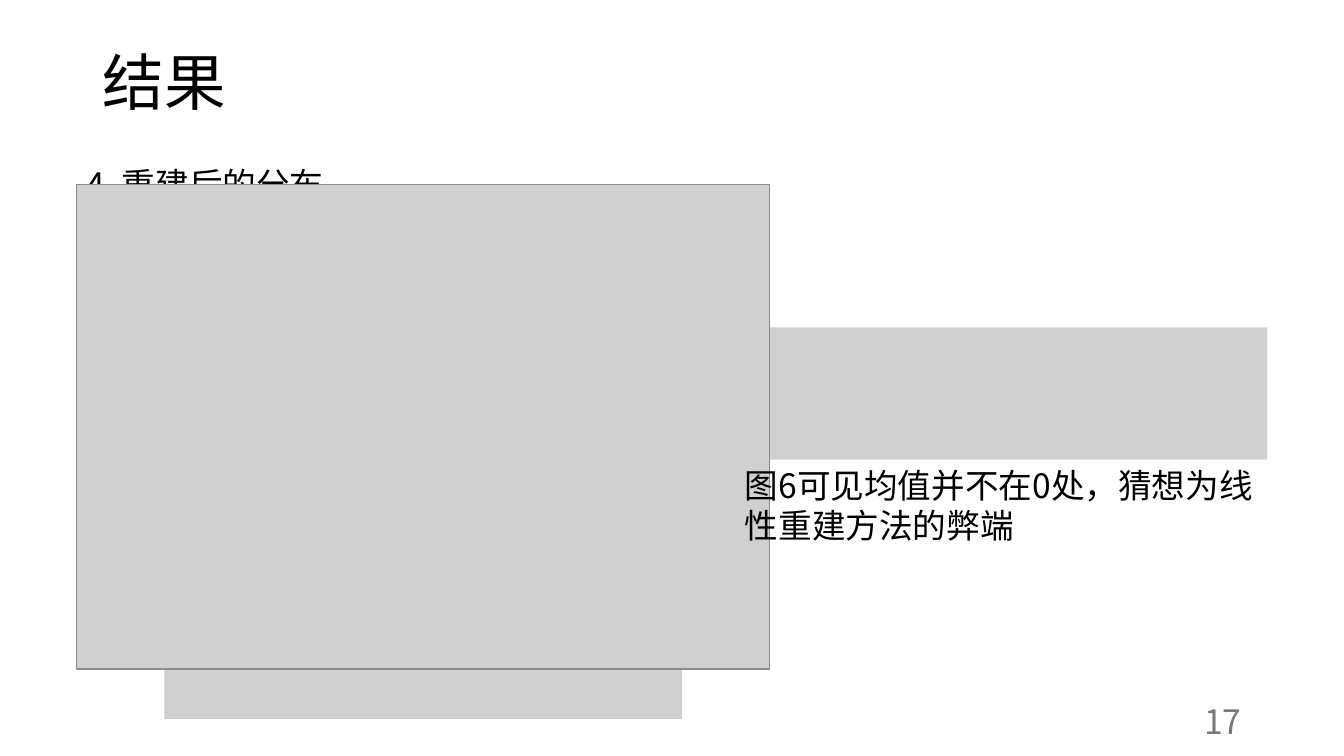
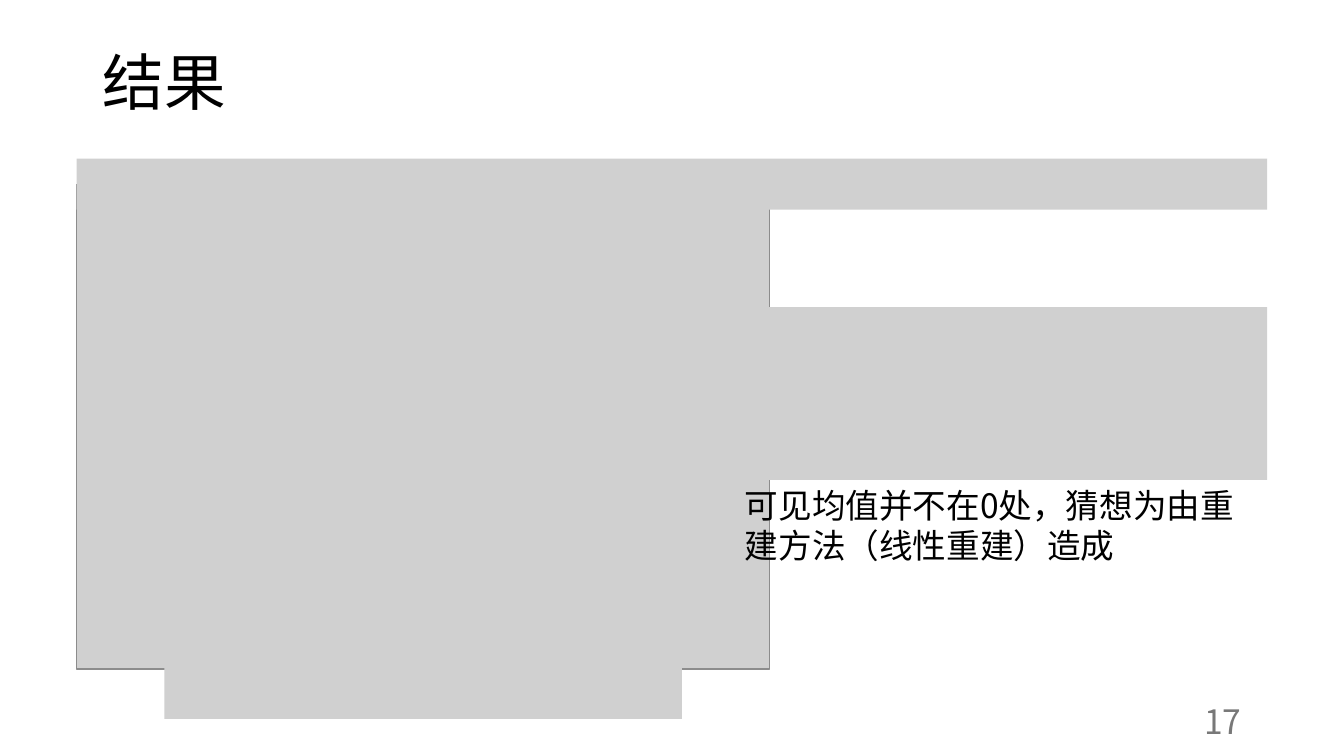
Before and after one commit to abwuge/capstoneProject, a slide deck: slide 17 of presentation/Stage：零磁场垂直入射线性重建.pptx. Drawn at 1344x756 pixels with LibreOffice and Linux fonts; fonts in the diff are those of the drawing; grey boxes stand for pictures. Boxes give left, top, right and bottom in pixels: in the first picture for what was removed or moved away, otherwise in the second. Text is boxed around its words. In the diff, an @@ line names an element or a change of style, - is before the commit and + after.

```diff
--- a/presentation/Stage：零磁场垂直入射线性重建.pptx
+++ b/presentation/Stage：零磁场垂直入射线性重建.pptx
@@ picture added at <box>77,158,1267,209</box> @@
@@ text removed at <box>86,162,324,185</box> @@
-4. 重建后的分布
@@ picture: place and size @@
-picture at <box>735,328,1267,460</box>
+picture at <box>735,308,1267,481</box>
@@ text at <box>745,484,1234,568</box>: text changed @@
-图6可见均值并不在0处，猜想为线性重建方法的弊端
+可见均值并不在0处，猜想为由重建方法（线性重建）造成
```
Also in this commit, not shown: 4 other slides changed, 3 other files.
